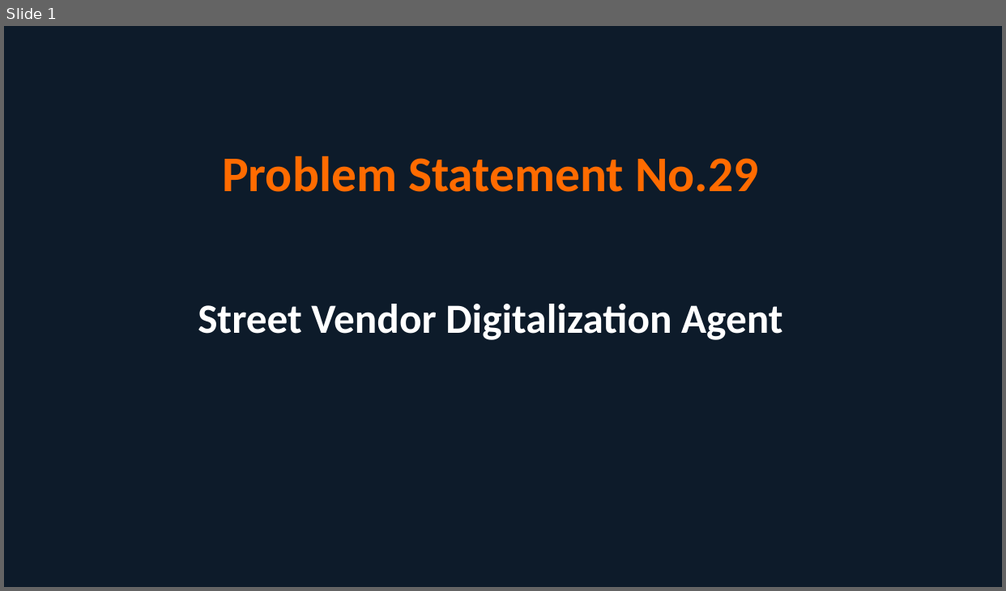
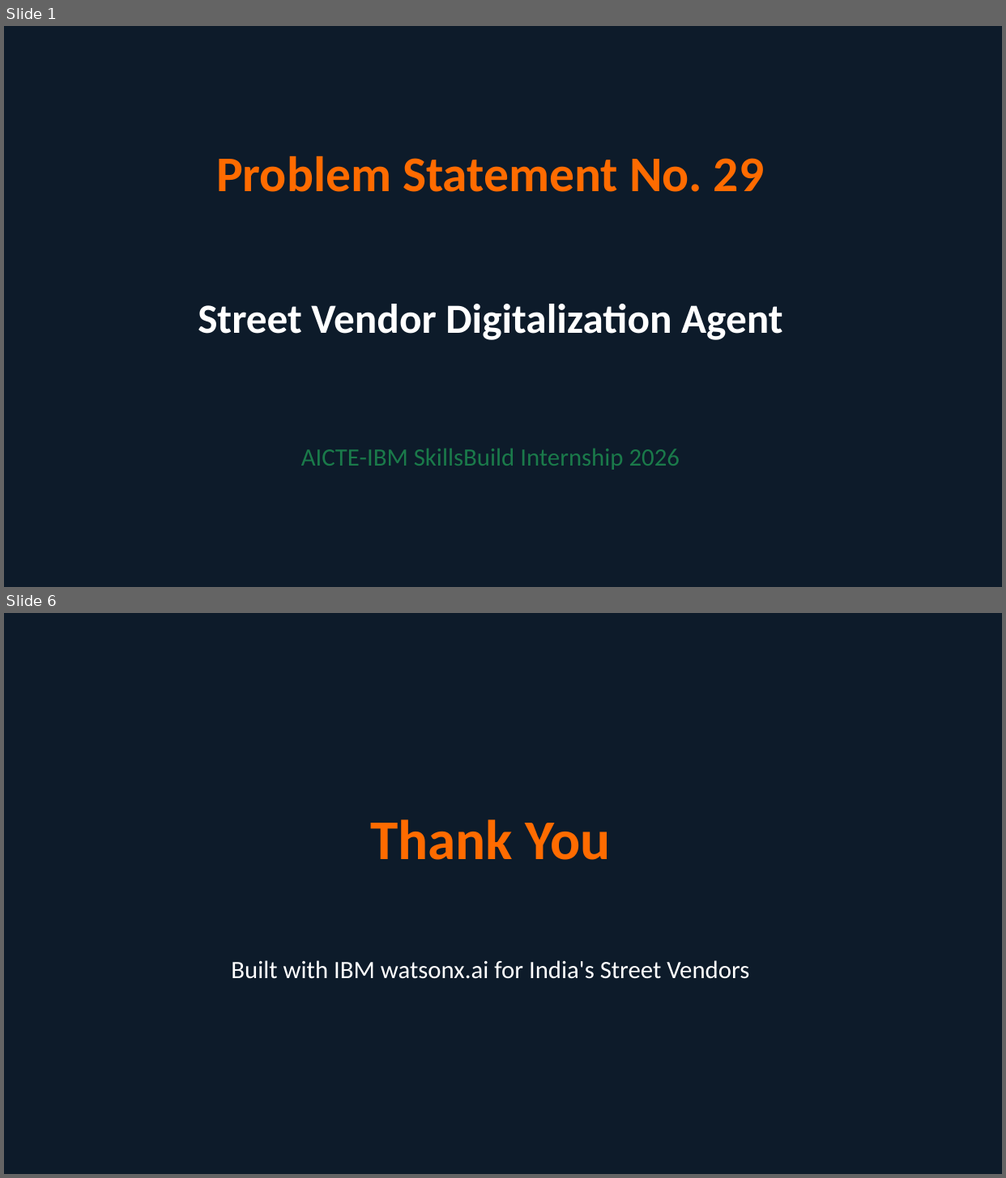
Before and after one commit to Veeresh-Math/Street-Vendor-Digitalization-Agent, a slide deck: Problem_Statement_29.pptx. Shown one above the other, each under a label of ours: slide 1 before the commit, slides 1 and 6 after it; the slides between them are not shown. The pictures are 1006x591 and 1006x1178 pixels, drawn with LibreOffice and Linux fonts; fonts in the diff are those of the drawing. Boxes give left, top, right and bottom in pixels: in the first picture for what was removed or moved away, otherwise in the second. Text is boxed around its words. In the diff, an @@ line names an element or a change of style, - is before the commit and + after.

Commit message:
Update Problem Statement 29 PPTX

```diff
--- a/Problem_Statement_29.pptx
+++ b/Problem_Statement_29.pptx
@@ slide 6 added at <box>4,613,1002,1174</box>, background #0D1B2A @@
@@ text added at <box>370,820,611,860</box>, 54 pt, text #FF6B00, bold @@
+Thank You
@@ text added at <box>231,960,749,979</box>, 24 pt, text #FFFFFF @@
+Built with IBM watsonx.ai for India's Street Vendors
@@ slide 1 changed as well @@
@@ text at <box>216,156,764,192</box>: spaces changed @@
-Problem Statement No.29
+Problem Statement No. 29
@@ text added at <box>301,449,680,470</box>, 24 pt, text #1A7A4A @@
+AICTE-IBM SkillsBuild Internship 2026
```
Also in this commit, not shown: 1 other slide changed, 3 other slides added, 1 slide removed.
